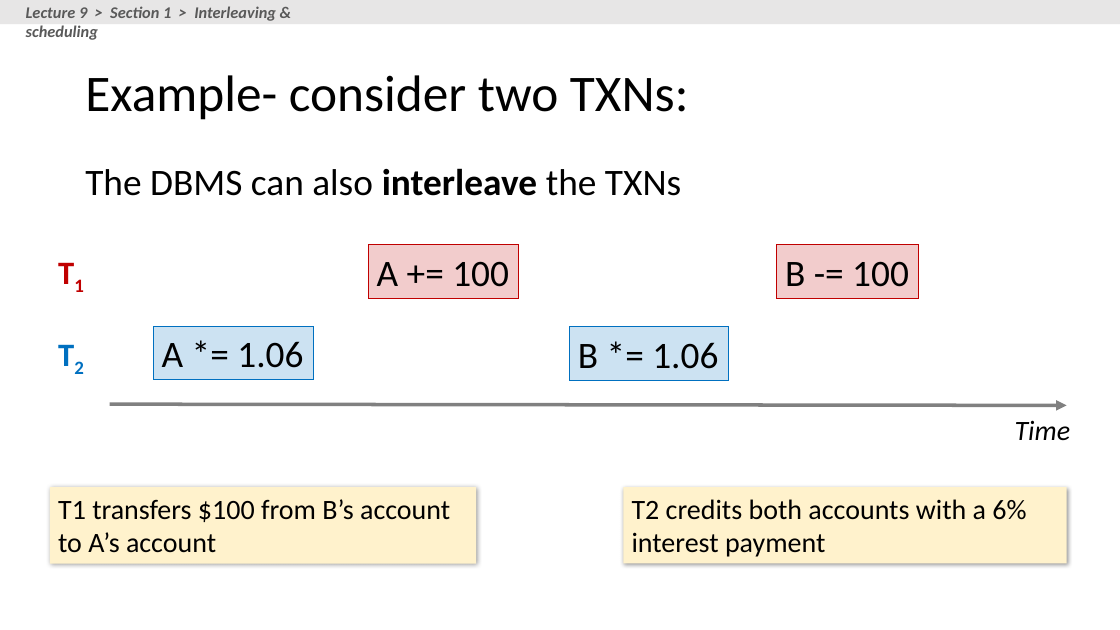
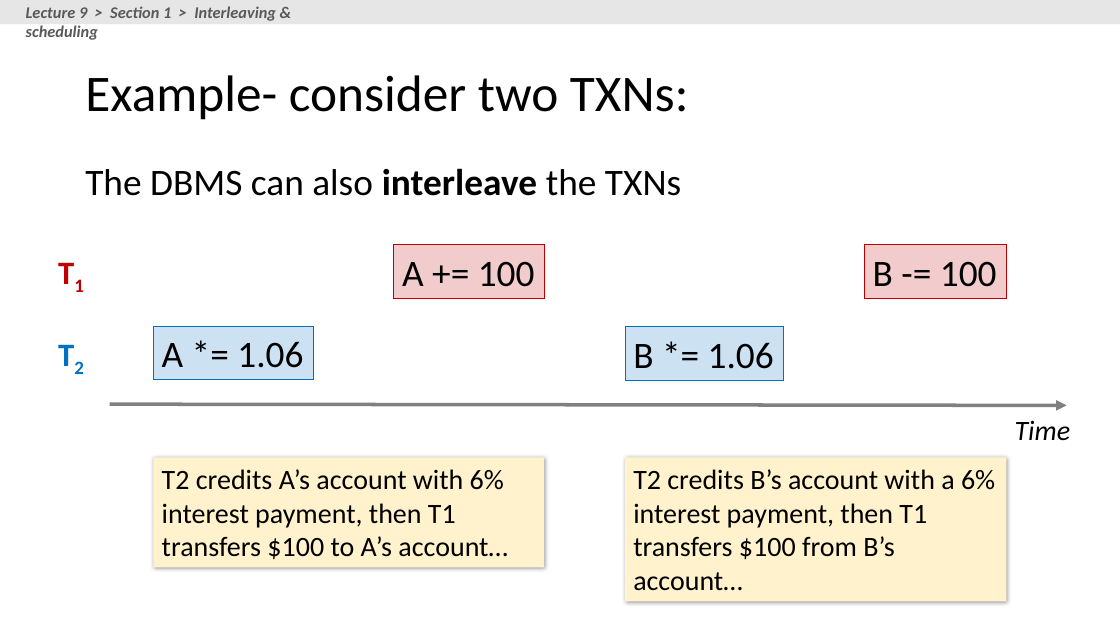
Before and after one commit to XIEQ/cs145-notebooks, a slide deck: slide 67 of lecture-8-9/Lectures_8_9_TXNs.pptx. Drawn at 1120x630 pixels with LibreOffice and Linux fonts; fonts in the diff are those of the drawing. Boxes give left, top, right and bottom in pixels: in the first picture for what was removed or moved away, otherwise in the second. Text is boxed around its words. In the diff, an @@ line names an element or a change of style, - is before the commit and + after.

```diff
--- a/lecture-8-9/Lectures_8_9_TXNs.pptx
+++ b/lecture-8-9/Lectures_8_9_TXNs.pptx
@@ rectangle "A += 100" moved from (x1=369, y1=245, x2=519, y2=299) to (x1=394, y1=245, x2=544, y2=299) @@
@@ rectangle "B -= 100" moved from (x1=777, y1=245, x2=919, y2=299) to (x1=865, y1=245, x2=1007, y2=299) @@
@@ rectangle "B *= 1.06" moved from (x1=570, y1=327, x2=728, y2=381) to (x1=625, y1=327, x2=784, y2=381) @@
@@ rectangle "T2 credits A’s account with ..." resized from (x1=50, y1=487, x2=476, y2=564) to (x1=154, y1=457, x2=544, y2=567) @@
@@ text in rectangle at (x1=162, y1=469, x2=507, y2=559): text changed @@
-T1 transfers $100 from B’s account to A’s account
+T2 credits A’s account with 6% interest payment, then T1 transfers $100 to A’s account…
@@ rectangle "T2 credits B’s account with ..." resized from (x1=623, y1=487, x2=1067, y2=564) to (x1=625, y1=457, x2=1007, y2=602) @@
@@ text in rectangle at (x1=633, y1=469, x2=995, y2=591): text changed @@
-T2 credits both accounts with a 6% interest payment
+T2 credits B’s account with a 6% interest payment, then T1 transfers $100 from B’s account…
```
Also in this commit, not shown: 18 other slides changed, 3 slides added, 1 slide removed, 4 other files.
